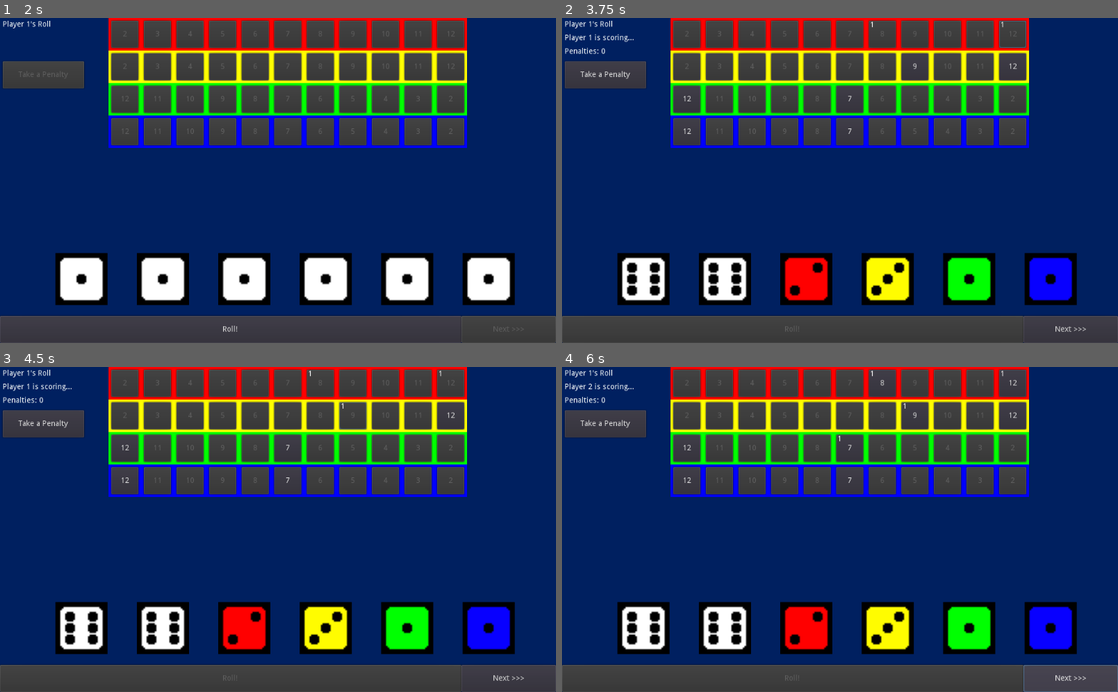
Above: before the commit, frames 1-4 (two rows, left to right).
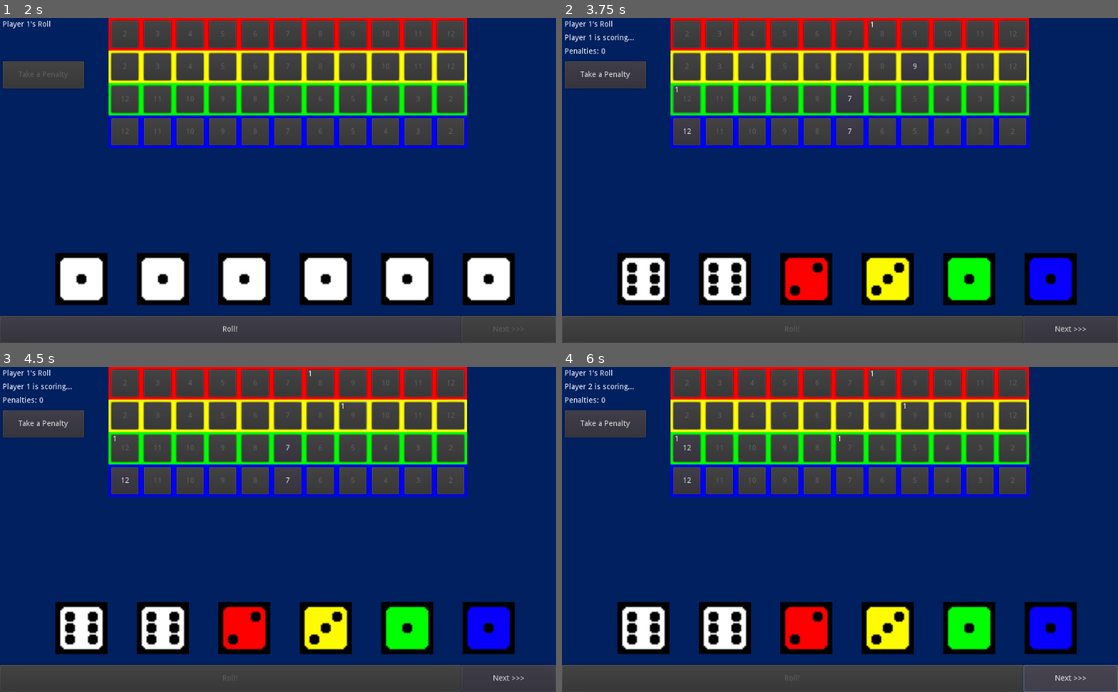
Above: after the commit, the same moments.

Repository: hamzasclone2/qwixxLike
Game: Godot game, scene res://MainMenu.tscn
Two runs of this game, one before a commit and one after it. Both use one fixed random seed, a clock stepped at 60 frames per second and the inputs below.
Inputs:
- Up to frame 1 (2 s): click "Play Game" at 0.5 s; click "Start!" at 1.25 s
- Up to frame 2 (3.75 s): click "Roll!" at 2 s; click "8" at 2.75 s; click "12" at 3.5 s
- Up to frame 3 (4.5 s): click "9" at 4.25 s
- Up to frame 4 (6 s): click "7" at 5 s; click "Next >>>" at 5.75 s

Frame 1 is identical in both runs. In frame 2, 0.1% of the frame differs, in the area x 20-84%, y 0-30%; in frame 3, less than 0.1%; in frame 4, less than 0.1%.

Commit message:
added locked buttons

Diff:
--- a/Game.gd
+++ b/Game.gd
@@ -201,14 +201,20 @@
 
 func checkScoreSheet():
 	checkColor(possibleWhite, "white")
-	checkColor(possibleRed1, "red")
-	checkColor(possibleRed2, "red")
-	checkColor(possibleYellow1, "yellow")
-	checkColor(possibleYellow2, "yellow")
-	checkColor(possibleGreen1, "green")
-	checkColor(possibleGreen2, "green")
-	checkColor(possibleBlue1, "blue")
-	checkColor(possibleBlue2, "blue")
+	if(Players.currentRollingPlayerIndex == Players.currentScoringPlayerIndex):
+		checkColor(possibleRed1, "red")
+		checkColor(possibleRed2, "red")
+		checkColor(possibleYellow1, "yellow")
+		checkColor(possibleYellow2, "yellow")
+		checkColor(possibleGreen1, "green")
+		checkColor(possibleGreen2, "green")
+		checkColor(possibleBlue1, "blue")
+		checkColor(possibleBlue2, "blue")
+
+		checkColor(12, "red")
+		checkColor(12, "yellow")
+		checkColor(2, "green")
+		checkColor(2, "blue")
 
 
 func clearScoreSheet():
@@ -218,20 +224,43 @@
 				Players.playerScoreSheets[Players.players[Players.currentScoringPlayerIndex] - 1][i][j] = -1
 
 func checkColor(roll, color):
+	if(roll == 12 and (color == "white" or color == "red")):
+		if(Players.playerScoreSheets[Players.players[Players.currentScoringPlayerIndex] - 1][0].count(1) >= 5):
+			if(Players.playerScoreSheets[Players.players[Players.currentScoringPlayerIndex] - 1][0][roll-2] == -1):
+				Players.playerScoreSheets[Players.players[Players.currentScoringPlayerIndex] - 1][0][roll-2] = 0
+
+
+	if(roll == 12 and (color == "white" or color == "yellow")):
+		if(Players.playerScoreSheets[Players.players[Players.currentScoringPlayerIndex] - 1][1].count(1) >= 5):
+			if(Players.playerScoreSheets[Players.players[Players.currentScoringPlayerIndex] - 1][1][roll-2] == -1):
+				Players.playerScoreSheets[Players.players[Players.currentScoringPlayerIndex] - 1][1][roll-2] = 0
+
+	if(roll == 2 and (color == "white" or color == "green")):
+		if(Players.playerScoreSheets[Players.players[Players.currentScoringPlayerIndex] - 1][2].count(1) >= 5):
+			if(Players.playerScoreSheets[Players.players[Players.currentScoringPlayerIndex] - 1][2][roll-2] == -1):
+				Players.playerScoreSheets[Players.players[Players.currentScoringPlayerIndex] - 1][2][roll-2] = 0
+
+	if(roll == 2 and (color == "white" or color == "red")):
+		if(Players.playerScoreSheets[Players.players[Players.currentScoringPlayerIndex] - 1][3].count(1) >= 5):
+			if(Players.playerScoreSheets[Players.players[Players.currentScoringPlayerIndex] - 1][3][roll-2] == -1):
+				Players.playerScoreSheets[Players.players[Players.currentScoringPlayerIndex] - 1][3][roll-2] = 0
+
+
+
 	if(color == 'white' or color == 'red'):
-		if(Players.playerScoreSheets[Players.players[Players.currentScoringPlayerIndex] - 1][0][roll-2] == -1):
+		if(roll != 12 and Players.playerScoreSheets[Players.players[Players.currentScoringPlayerIndex] - 1][0][roll-2] == -1):
 			Players.playerScoreSheets[Players.players[Players.currentScoringPlayerIndex] - 1][0][roll-2] = 0
 	if(color == 'white' or color == 'yellow'):
-		if(Players.playerScoreSheets[Players.players[Players.currentScoringPlayerIndex] - 1][1][roll-2] == -1):
+		if(roll != 12 and Players.playerScoreSheets[Players.players[Players.currentScoringPlayerIndex] - 1][1][roll-2] == -1):
 			Players.playerScoreSheets[Players.players[Players.currentScoringPlayerIndex] - 1][1][roll-2] = 0
 
 	var reverseIndex = convertRollToIndex(roll)
 	if(color == 'white' or color == 'green'):
-		if(Players.playerScoreSheets[Players.players[Players.currentScoringPlayerIndex] - 1][2][reverseIndex] == -1):
+		if(roll != 2 and Players.playerScoreSheets[Players.players[Players.currentScoringPlayerIndex] - 1][2][reverseIndex] == -1):
 			Players.playerScoreSheets[Players.players[Players.currentScoringPlayerIndex] - 1][2][reverseIndex] = 0
 
 	if(color == 'white' or color == 'blue'):
-		if(Players.playerScoreSheets[Players.players[Players.currentScoringPlayerIndex] - 1][3][reverseIndex] == -1):
+		if(roll != 2 and Players.playerScoreSheets[Players.players[Players.currentScoringPlayerIndex] - 1][3][reverseIndex] == -1):
 			Players.playerScoreSheets[Players.players[Players.currentScoringPlayerIndex] - 1][3][reverseIndex] = 0
 
 func convertRollToIndex(roll):
